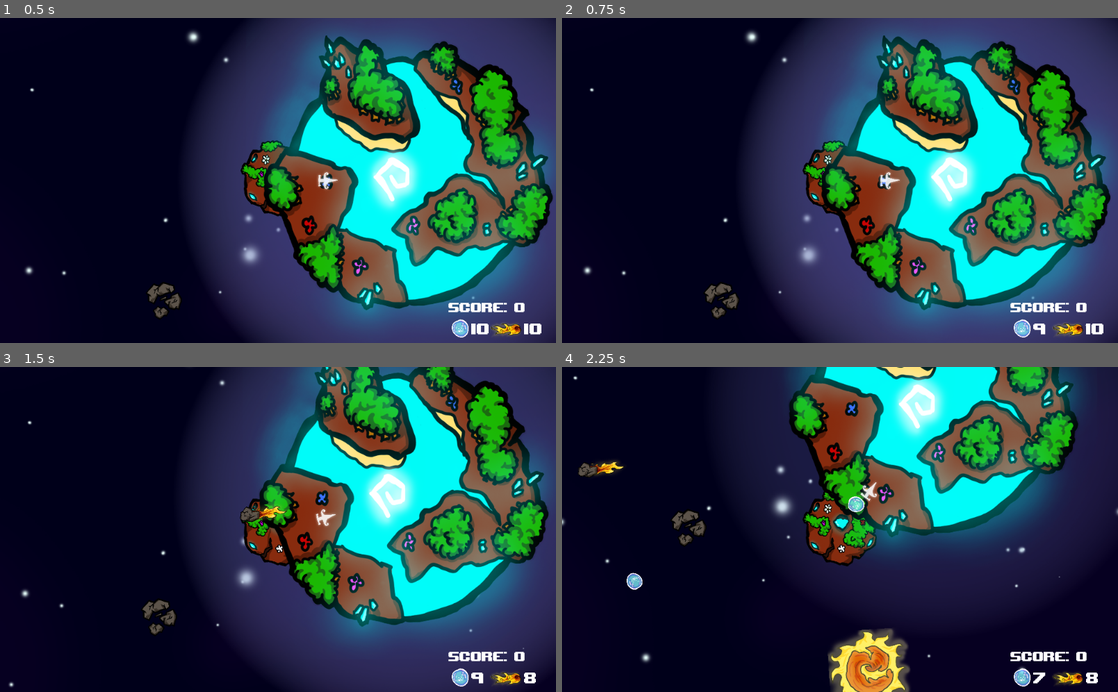
Above: before the commit, frames 1-4 (two rows, left to right).
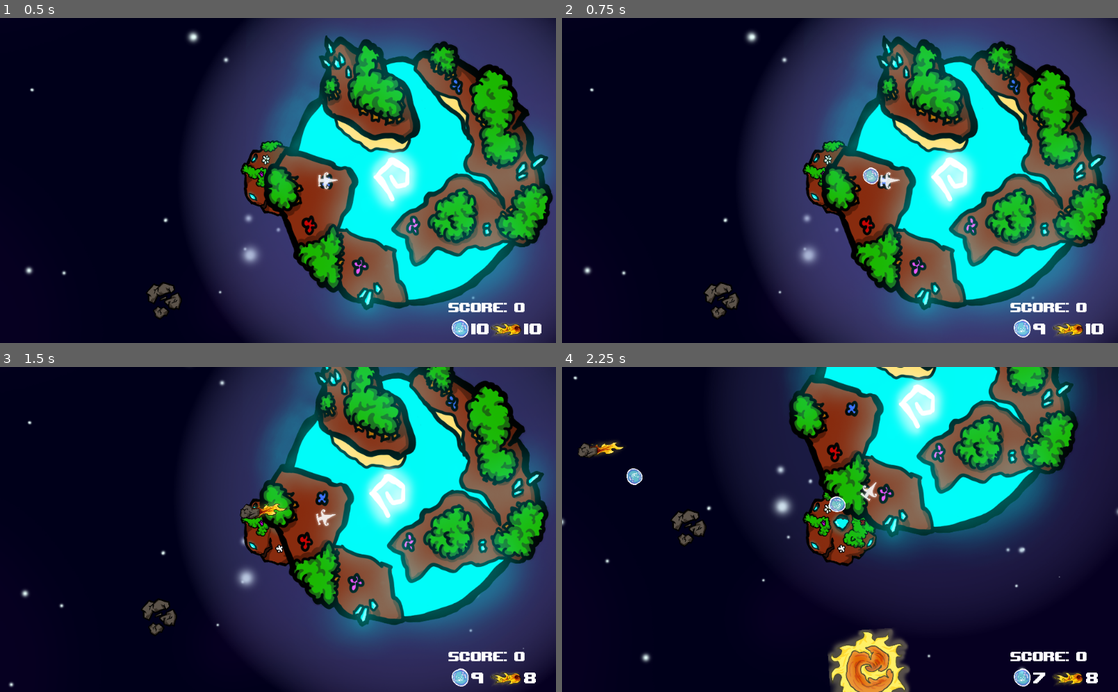
Above: after the commit, the same moments.

Repository: EddieBreeg/bubbles
Game: Godot game, scene res://src/main_scene.tscn
Same seed, same stepped clock (60 frames per second), same inputs: the game is played once before the commit and once after it.
Inputs (mouse positions are in pixels of both pictures, inside the frame that each line leads up to):
- Up to frame 1 (0.5 s): no input
- Up to frame 2 (0.75 s): tap Enter at 0.5 s; move the mouse to (962, 164) at 0.52 s; hold Right (ui_right) from 0.53 s (still down); right-click (962, 164) at 0.6 s
- Up to frame 3 (1.5 s): click (400, 513) at 0.8 s; tap Space at 1.25 s; move the mouse to (166, 545) at 1.27 s; release Right (ui_right) at 1.28 s; hold Down (ui_down) from 1.28 s (still down); click (166, 545) at 1.35 s
- Up to frame 4 (2.25 s): right-click (728, 545) at 1.55 s; move the mouse to (895, 458) at 2.02 s; release Down (ui_down) at 2.03 s; hold Right (ui_right) from 2.03 s (still down); right-click (895, 458) at 2.1 s

Frame 1 is identical in both runs. In frame 2, 0.1% of the frame differs, in the area x 54-57%, y 45-52%; in frame 3, 0.3%; in frame 4, 1.0%, in the area x 2-55%, y 22-69%.

Commit message:
added entry point

Diff:
--- a/asteroid-proto/project.godot
+++ b/asteroid-proto/project.godot
@@ -43,6 +43,11 @@
 "class": "Projectile",
 "language": "GDScript",
 "path": "res://src/projectiles/Projectile.gd"
+}, {
+"base": "Node2D",
+"class": "level",
+"language": "GDScript",
+"path": "res://src/scenes/level.gd"
 } ]
 _global_script_class_icons={
 "Actor": "",
@@ -51,7 +56,8 @@
 "EnemyBullet": "",
 "Planet": "",
 "Player": "",
-"Projectile": ""
+"Projectile": "",
+"level": ""
 }
 
 [application]
--- a/asteroid-proto/src/actors/Player.gd
+++ b/asteroid-proto/src/actors/Player.gd
@@ -60,14 +60,14 @@
 		var shoot_instance = shoot_rock.instance()
 		shoot_instance.position = get_global_position()
 		print(projection)
-		shoot_instance.velocity = projection * velocity
+		shoot_instance.velocity = projection * (mousePos - position).normalized()
 		shoot_instance.rotation = get_angle_to(mousePos)
 		get_parent().add_child(shoot_instance)
 	if Input.is_action_just_pressed("shoot_life") and life_count:
 		life_count -= 1
 		var shoot_instance = shoot_life.instance()
 		shoot_instance.position = get_global_position()
-		shoot_instance.velocity = velocity
+		shoot_instance.velocity = projection * (mousePos - position).normalized()
 		shoot_instance.rotation = get_angle_to(get_global_mouse_position())
 		get_parent().add_child(shoot_instance)
 
--- a/asteroid-proto/src/main_scene.gd
+++ b/asteroid-proto/src/main_scene.gd
@@ -1,18 +1,7 @@
 extends Node2D
 
 
-# Declare member variables here. Examples:
-var game_over = preload('game_over.tscn')
-
-
-# Called when the node enters the scene tree for the first time.
 func _ready():
-	pass # Replace with function body.
-
-func _game_over(score):
-	var game_over_screen = game_over.instance()
-	game_over_screen.get_node('ScoreLabel').text += str(score)
-	get_parent().add_child(game_over_screen)
-
-# Called every frame. 'delta' is the elapsed time since the previous frame.
-#func _process(delta):
+	var level = preload('res://src/scenes/level0.tscn')
+	var levelInstance = level.instance()
+	add_child(levelInstance)
--- a/asteroid-proto/src/main_scene.tscn
+++ b/asteroid-proto/src/main_scene.tscn
@@ -1,107 +1,6 @@
-[gd_scene load_steps=8 format=2]
+[gd_scene load_steps=2 format=2]
 
-[ext_resource path="res://src/actors/Planet.tscn" type="PackedScene" id=1]
-[ext_resource path="res://src/Background.tscn" type="PackedScene" id=2]
-[ext_resource path="res://src/actors/Motherland.tscn" type="PackedScene" id=3]
-[ext_resource path="res://src/actors/Enemy.tscn" type="PackedScene" id=4]
-[ext_resource path="res://src/actors/Player.tscn" type="PackedScene" id=5]
-[ext_resource path="res://src/items/Rocks.tscn" type="PackedScene" id=6]
 [ext_resource path="res://src/main_scene.gd" type="Script" id=7]
 
-[node name="main_scene" type="Node2D"]
+[node name="game_root" type="Node2D"]
 script = ExtResource( 7 )
-
-[node name="Player" parent="." instance=ExtResource( 5 )]
-position = Vector2( -446.072, -0.103287 )
-
-[node name="Enemy2" parent="." instance=ExtResource( 4 )]
-position = Vector2( -235.713, -1589.75 )
-
-[node name="Enemy3" parent="." instance=ExtResource( 4 )]
-position = Vector2( -1445.24, 2270.65 )
-
-[node name="Enemy4" parent="." instance=ExtResource( 4 )]
-position = Vector2( 3090.48, 456.36 )
-
-[node name="Enemy" parent="." instance=ExtResource( 4 )]
-position = Vector2( -2929.73, 314.396 )
-
-[node name="Planet" parent="." instance=ExtResource( 1 )]
-position = Vector2( 2703.79, -1218.62 )
-
-[node name="Planet2" parent="." instance=ExtResource( 1 )]
-position = Vector2( -2926.99, -937.983 )
-
-[node name="Planet3" parent="." instance=ExtResource( 1 )]
-position = Vector2( 1422.35, 2425.24 )
-scale = Vector2( 0.75, 0.75 )
-
-[node name="Motherland" parent="." instance=ExtResource( 3 )]
-
-[node name="Rocks" parent="." instance=ExtResource( 6 )]
-position = Vector2( -885.031, 444.366 )
-
-[node name="Enemy5" parent="." instance=ExtResource( 4 )]
-position = Vector2( -219.402, 969.201 )
-
-[node name="Enemy6" parent="." instance=ExtResource( 4 )]
-position = Vector2( 1539.44, -294.37 )
-
-[node name="Enemy7" parent="." instance=ExtResource( 4 )]
-position = Vector2( 2549.03, 1858.15 )
-
-[node name="Enemy8" parent="." instance=ExtResource( 4 )]
-position = Vector2( -1673.46, -954.729 )
-
-[node name="Enemy9" parent="." instance=ExtResource( 4 )]
-position = Vector2( 1152.11, -1348.4 )
-
-[node name="Enemy10" parent="." instance=ExtResource( 4 )]
-position = Vector2( -1686.16, 1020 )
-
-[node name="Planet5" parent="." instance=ExtResource( 1 )]
-position = Vector2( -1825.85, 181.85 )
-
-[node name="Planet6" parent="." instance=ExtResource( 1 )]
-position = Vector2( -759.119, 1686.71 )
-
-[node name="Planet7" parent="." instance=ExtResource( 1 )]
-position = Vector2( 700.739, -2219.91 )
-
-[node name="Planet8" parent="." instance=ExtResource( 1 )]
-position = Vector2( -1303.96, -2058.46 )
-
-[node name="Enemy11" parent="." instance=ExtResource( 4 )]
-position = Vector2( 1572.17, -2992.28 )
-
-[node name="Enemy12" parent="." instance=ExtResource( 4 )]
-position = Vector2( -385.409, -3046.16 )
-
-[node name="Enemy13" parent="." instance=ExtResource( 4 )]
-position = Vector2( -4282.6, -1627.36 )
-
-[node name="Enemy14" parent="." instance=ExtResource( 4 )]
-position = Vector2( 4409.75, -1465.73 )
-
-[node name="Enemy15" parent="." instance=ExtResource( 4 )]
-position = Vector2( -4372.39, -352.248 )
-
-[node name="Enemy16" parent="." instance=ExtResource( 4 )]
-position = Vector2( -133.978, 2629.01 )
-
-[node name="Rocks2" parent="." instance=ExtResource( 6 )]
-position = Vector2( 2966.24, -493.975 )
-
-[node name="Rocks3" parent="." instance=ExtResource( 6 )]
-position = Vector2( -2971.13, -2127.82 )
-
-[node name="Rocks4" parent="." instance=ExtResource( 6 )]
-position = Vector2( 638.276, 1812.63 )
-
-[node name="Rocks5" parent="." instance=ExtResource( 6 )]
-position = Vector2( -3782.71, 93.355 )
-
-[node name="Background" parent="." instance=ExtResource( 2 )]
-
-[node name="Planet4" parent="." instance=ExtResource( 1 )]
-position = Vector2( 1615.63, 823.16 )
--- a/asteroid-proto/src/game_over.tscn
+++ b/asteroid-proto/src/scenes/game_over.tscn
@@ -1,7 +1,8 @@
 [gd_scene load_steps=7 format=2]
 
 [ext_resource path="res://assets/upheavtt.ttf" type="DynamicFontData" id=1]
-[ext_resource path="res://src/game_over.gd" type="Script" id=2]
+[ext_resource path="res://src/scenes/game_over.gd" type="Script" id=2]
+
 
 [sub_resource type="DynamicFont" id=1]
 size = 100
--- /dev/null
+++ b/asteroid-proto/src/scenes/level.gd
@@ -0,0 +1,20 @@
+extends Node2D
+
+class_name level
+
+
+# Declare member variables here. Examples:
+var game_over = preload('game_over.tscn')
+
+
+# Called when the node enters the scene tree for the first time.
+func _ready():
+	pass # Replace with function body.
+
+func _game_over(score):
+	var game_over_screen = game_over.instance()
+	game_over_screen.get_node('ScoreLabel').text += str(score)
+	get_parent().add_child(game_over_screen)
+
+# Called every frame. 'delta' is the elapsed time since the previous frame.
+#func _process(delta):
--- /dev/null
+++ b/asteroid-proto/src/scenes/level0.tscn
@@ -0,0 +1,107 @@
+[gd_scene load_steps=8 format=2]
+
+[ext_resource path="res://src/actors/Planet.tscn" type="PackedScene" id=1]
+[ext_resource path="res://src/Background.tscn" type="PackedScene" id=2]
+[ext_resource path="res://src/actors/Motherland.tscn" type="PackedScene" id=3]
+[ext_resource path="res://src/actors/Enemy.tscn" type="PackedScene" id=4]
+[ext_resource path="res://src/actors/Player.tscn" type="PackedScene" id=5]
+[ext_resource path="res://src/items/Rocks.tscn" type="PackedScene" id=6]
+[ext_resource path="res://src/scenes/level.gd" type="Script" id=7]
+
+[node name="scene_root" type="Node2D"]
+script = ExtResource( 7 )
+
+[node name="Player" parent="." instance=ExtResource( 5 )]
+position = Vector2( -446.072, -0.103287 )
+
+[node name="Enemy2" parent="." instance=ExtResource( 4 )]
+position = Vector2( -235.713, -1589.75 )
+
+[node name="Enemy3" parent="." instance=ExtResource( 4 )]
+position = Vector2( -1445.24, 2270.65 )
+
+[node name="Enemy4" parent="." instance=ExtResource( 4 )]
+position = Vector2( 3090.48, 456.36 )
+
+[node name="Enemy" parent="." instance=ExtResource( 4 )]
+position = Vector2( -2929.73, 314.396 )
+
+[node name="Planet" parent="." instance=ExtResource( 1 )]
+position = Vector2( 2703.79, -1218.62 )
+
+[node name="Planet2" parent="." instance=ExtResource( 1 )]
+position = Vector2( -2926.99, -937.983 )
+
+[node name="Planet3" parent="." instance=ExtResource( 1 )]
+position = Vector2( 1422.35, 2425.24 )
+scale = Vector2( 0.75, 0.75 )
+
+[node name="Motherland" parent="." instance=ExtResource( 3 )]
+
+[node name="Rocks" parent="." instance=ExtResource( 6 )]
+position = Vector2( -885.031, 444.366 )
+
+[node name="Enemy5" parent="." instance=ExtResource( 4 )]
+position = Vector2( -219.402, 969.201 )
+
+[node name="Enemy6" parent="." instance=ExtResource( 4 )]
+position = Vector2( 1539.44, -294.37 )
+
+[node name="Enemy7" parent="." instance=ExtResource( 4 )]
+position = Vector2( 2549.03, 1858.15 )
+
+[node name="Enemy8" parent="." instance=ExtResource( 4 )]
+position = Vector2( -1673.46, -954.729 )
+
+[node name="Enemy9" parent="." instance=ExtResource( 4 )]
+position = Vector2( 1152.11, -1348.4 )
+
+[node name="Enemy10" parent="." instance=ExtResource( 4 )]
+position = Vector2( -1686.16, 1020 )
+
+[node name="Planet5" parent="." instance=ExtResource( 1 )]
+position = Vector2( -1825.85, 181.85 )
+
+[node name="Planet6" parent="." instance=ExtResource( 1 )]
+position = Vector2( -759.119, 1686.71 )
+
+[node name="Planet7" parent="." instance=ExtResource( 1 )]
+position = Vector2( 700.739, -2219.91 )
+
+[node name="Planet8" parent="." instance=ExtResource( 1 )]
+position = Vector2( -1303.96, -2058.46 )
+
+[node name="Enemy11" parent="." instance=ExtResource( 4 )]
+position = Vector2( 1572.17, -2992.28 )
+
+[node name="Enemy12" parent="." instance=ExtResource( 4 )]
+position = Vector2( -385.409, -3046.16 )
+
+[node name="Enemy13" parent="." instance=ExtResource( 4 )]
+position = Vector2( -4282.6, -1627.36 )
+
+[node name="Enemy14" parent="." instance=ExtResource( 4 )]
+position = Vector2( 4409.75, -1465.73 )
+
+[node name="Enemy15" parent="." instance=ExtResource( 4 )]
+position = Vector2( -4372.39, -352.248 )
+
+[node name="Enemy16" parent="." instance=ExtResource( 4 )]
+position = Vector2( -133.978, 2629.01 )
+
+[node name="Rocks2" parent="." instance=ExtResource( 6 )]
+position = Vector2( 2966.24, -493.975 )
+
+[node name="Rocks3" parent="." instance=ExtResource( 6 )]
+position = Vector2( -2971.13, -2127.82 )
+
+[node name="Rocks4" parent="." instance=ExtResource( 6 )]
+position = Vector2( 638.276, 1812.63 )
+
+[node name="Rocks5" parent="." instance=ExtResource( 6 )]
+position = Vector2( -3782.71, 93.355 )
+
+[node name="Background" parent="." instance=ExtResource( 2 )]
+
+[node name="Planet4" parent="." instance=ExtResource( 1 )]
+position = Vector2( 1615.63, 823.16 )
Renamed: asteroid-proto/src/game_over.gd -> asteroid-proto/src/scenes/game_over.gd
